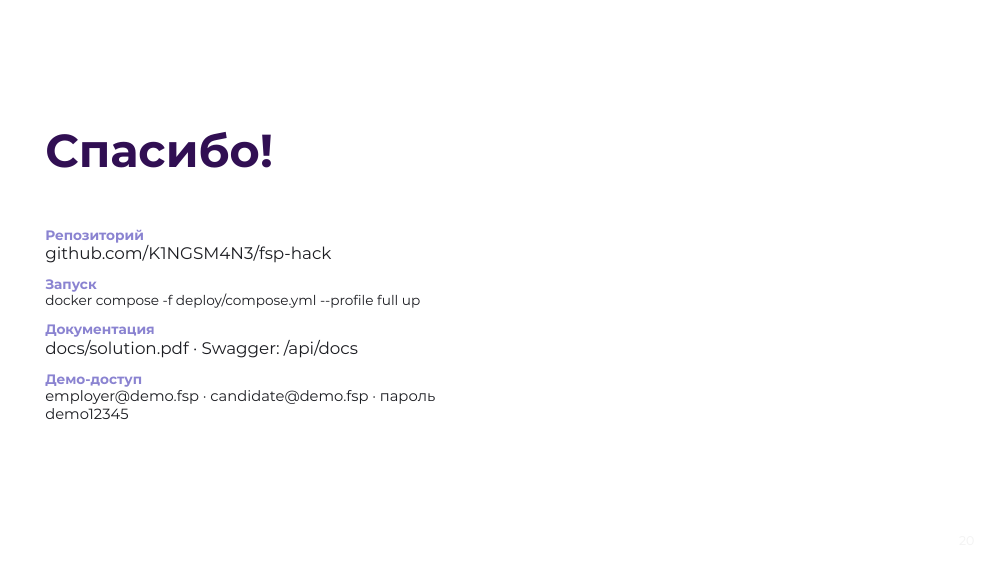
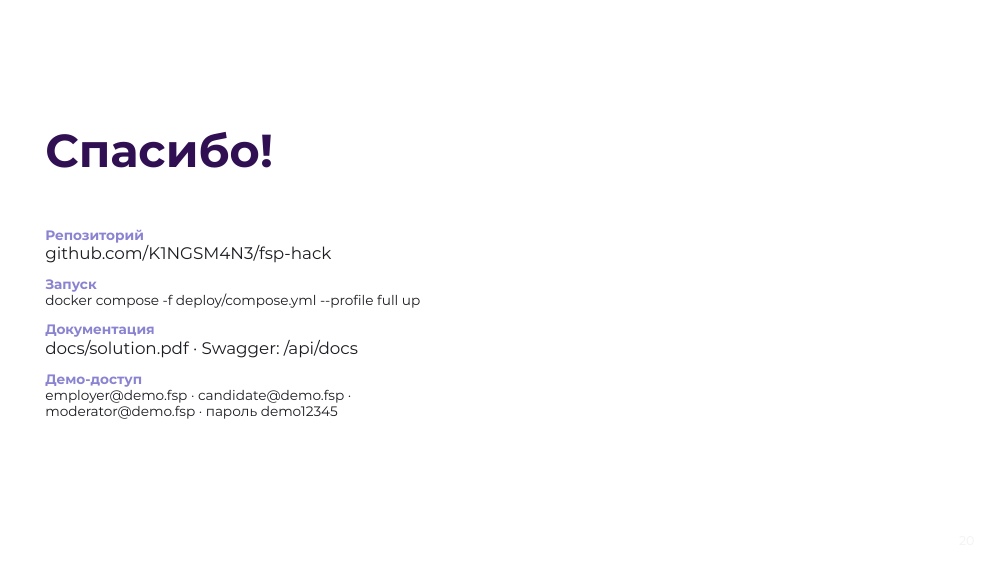
Before and after one commit to K1NGSM4N3/fsp-hack, a slide deck: slide 20 of docs/presentation.pptx. Drawn at 1008x567 pixels with LibreOffice and Linux fonts; fonts in the diff are those of the drawing; background and template pictures are left out. Boxes give left, top, right and bottom in pixels: in the first picture for what was removed or moved away, otherwise in the second. Text is boxed around its words. In the diff, an @@ line names an element or a change of style, - is before the commit and + after.

```diff
--- a/docs/presentation.pptx
+++ b/docs/presentation.pptx
@@ text at [45,386,344,419]: text changed; size 14 to 13 pt @@
-employer@demo.fsp · candidate@demo.fsp · пароль demo12345
+employer@demo.fsp · candidate@demo.fsp · moderator@demo.fsp · пароль demo12345
```
Also in this commit, not shown: 5 other slides changed, 1 other file.
